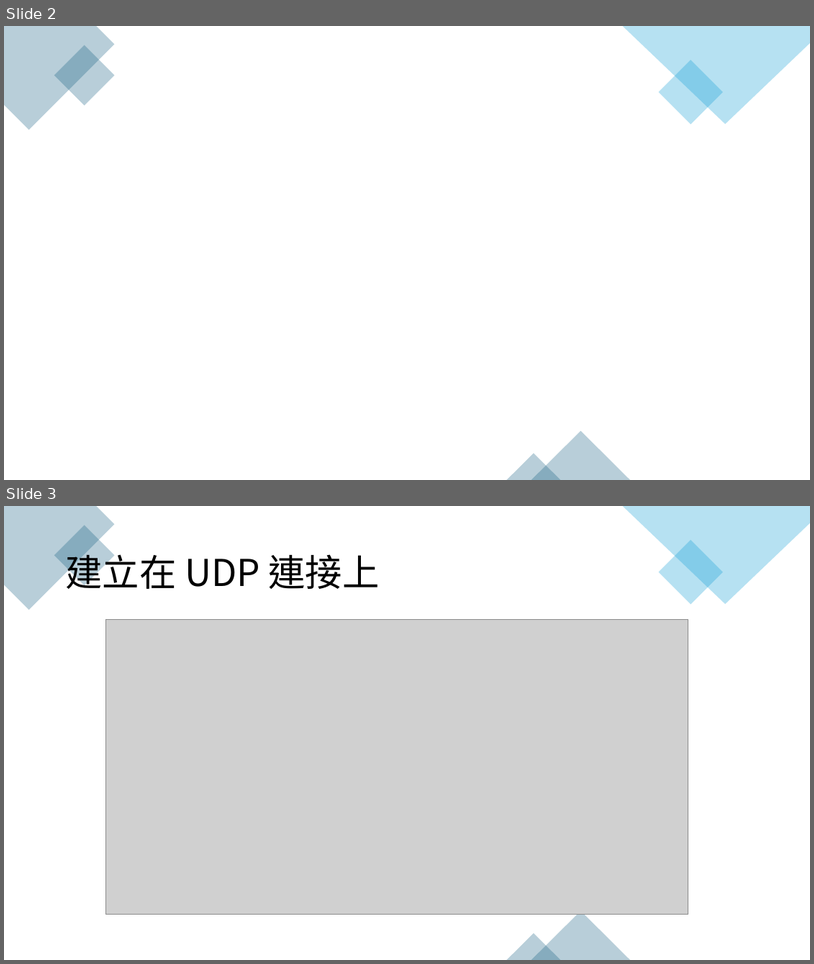
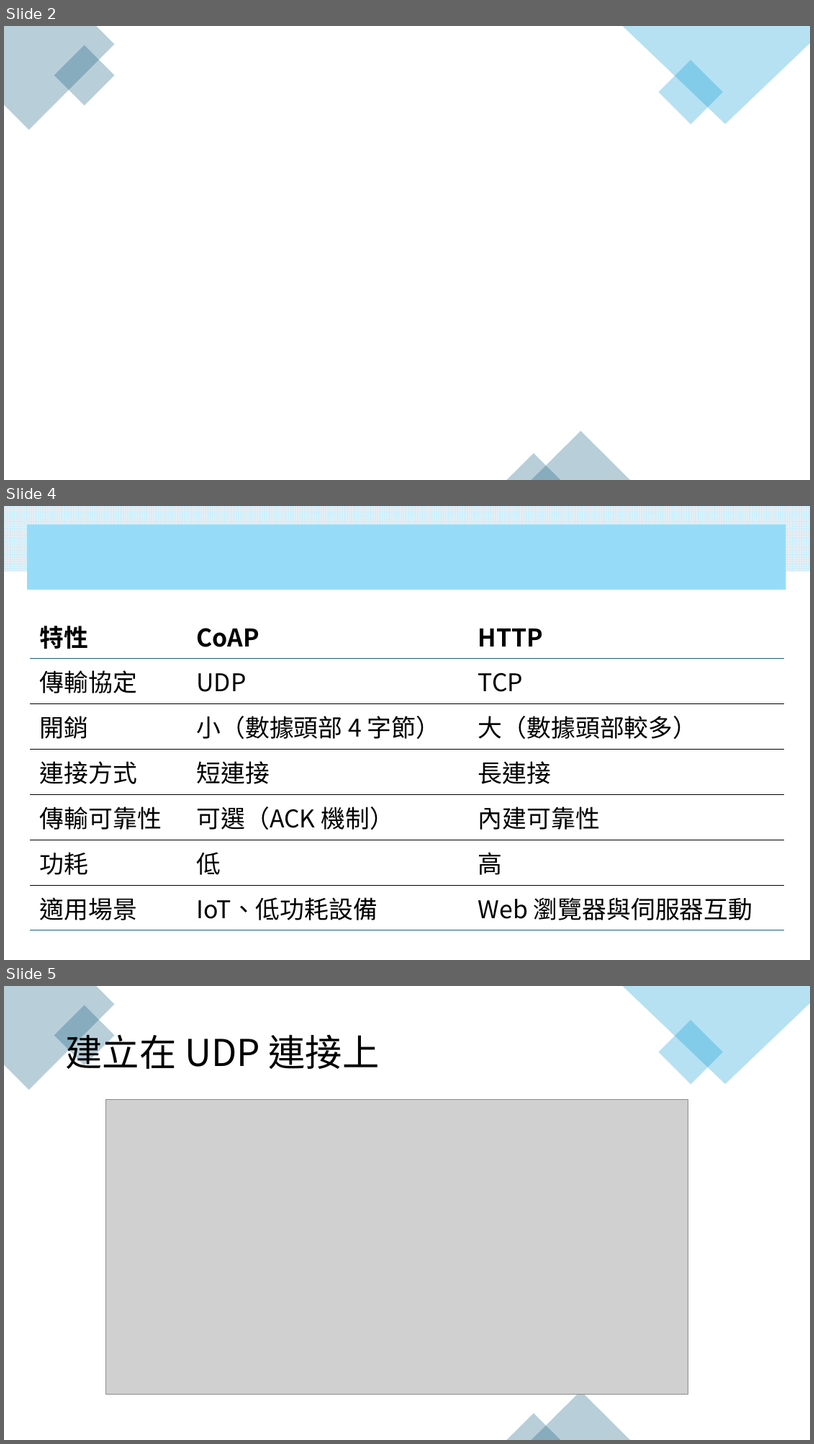
Before and after one commit to wp231/niu-aiot-course, a slide deck: 第 04 堂/CoAP 協定.pptx. Shown one above the other, each under a label of ours: slides 2 and 3 before the commit, slides 2, 4 and 5 after it; the slides between them are not shown. The pictures are 814x964 and 814x1444 pixels, drawn with LibreOffice and Linux fonts; fonts in the diff are those of the drawing; grey boxes stand for pictures; background and template pictures are left out. Boxes give left, top, right and bottom in pixels: in the first picture for what was removed or moved away, otherwise in the second. Text is boxed around its words. In the diff, an @@ line names an element or a change of style, - is before the commit and + after.

Commit message:
Fix: Add PPT description and change table layout

```diff
--- a/第 04 堂/CoAP 協定.pptx
+++ b/第 04 堂/CoAP 協定.pptx
@@ slide 4 added at box(4, 506, 810, 960), background #FFFFFF @@
@@ rectangle added at box(4, 506, 810, 960), fill #FFFFFF, 18 pt, text #FFFFFF @@
+O92
@@ rectangle added at box(4, 506, 810, 572), fill pattern #EBEEF2 on #CAEEFB @@
@@ rectangle added at box(27, 525, 786, 590), fill #96DCF8 @@
@@ table added at box(30, 613, 784, 923), 7 rows, 3 columns @@
+特性 | CoAP | HTTP
+傳輸協定 | UDP | TCP
+開銷 | 小（數據頭部 4 字節） | 大（數據頭部較多）
+連接方式 | 短連接 | 長連接
+傳輸可靠性 | 可選（ACK 機制） | 內建可靠性
+功耗 | 低 | 高
+適用場景 | IoT、低功耗設備 | Web 瀏覽器與伺服器互動
@@ what was slide 3 is now slide 5 @@
```
Also in this commit, not shown: 1 other slide added, 1 other file.
